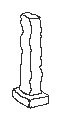
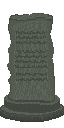
The second 64×128 image is a revision of the first. Changes to its layers:
renamed "Lager 4" to "Lager 12", painted on it over [0, 12, 64, 122]
added group "Pillar" with 1 layers above "Middle" over [7, 13, 55, 101]
added layer "Final Pillar Outline" in group "Pillar" over [7, 13, 55, 101]
added group "Middle" with 1 layers above "Bottom" over [4, 94, 60, 114]
added layer "Lager 10" in group "Middle" over [4, 94, 60, 114]
added group "Bottom" with 1 layers above "Color" over [0, 104, 64, 122]
added layer "Lager 11" in group "Bottom" over [0, 104, 64, 122]
